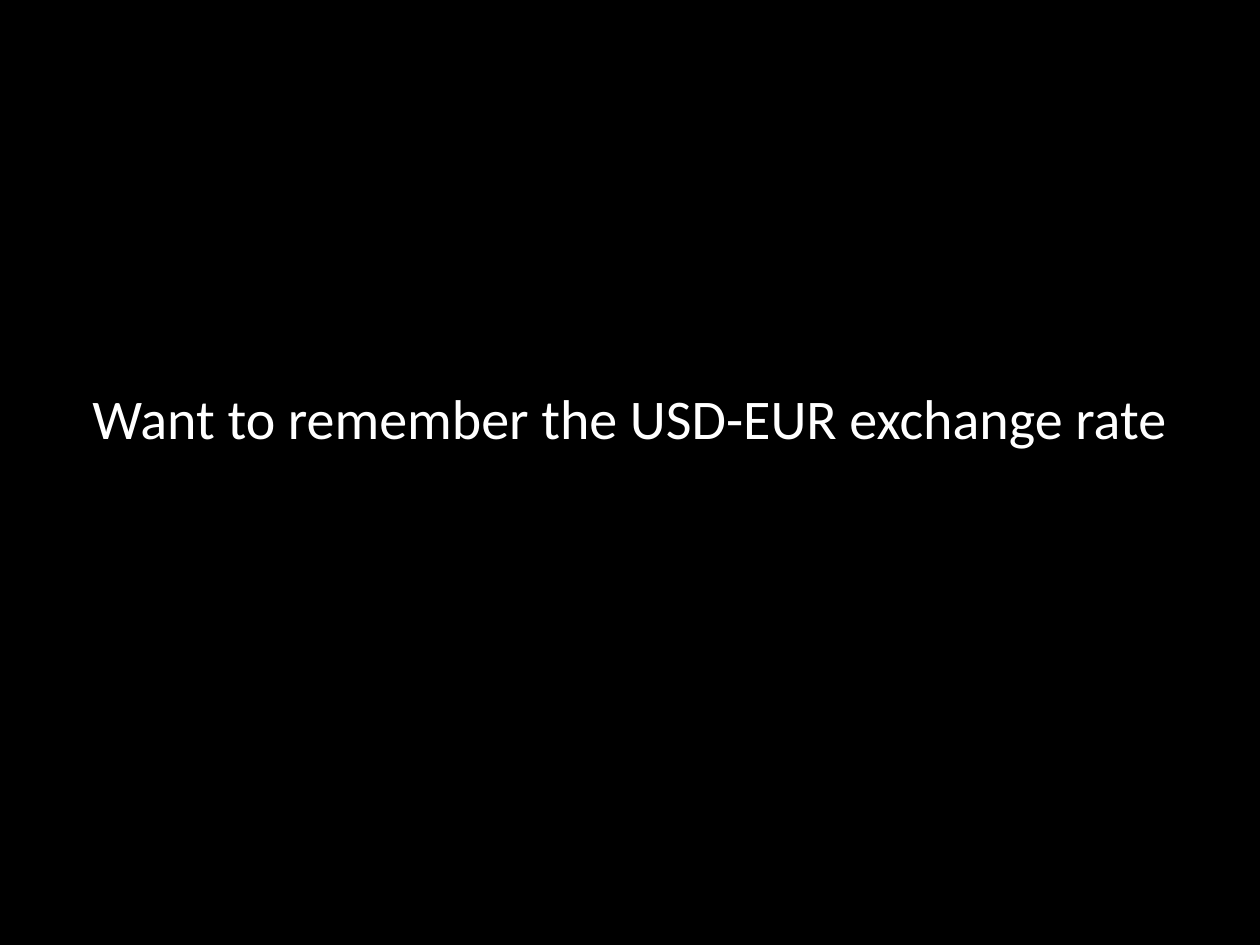
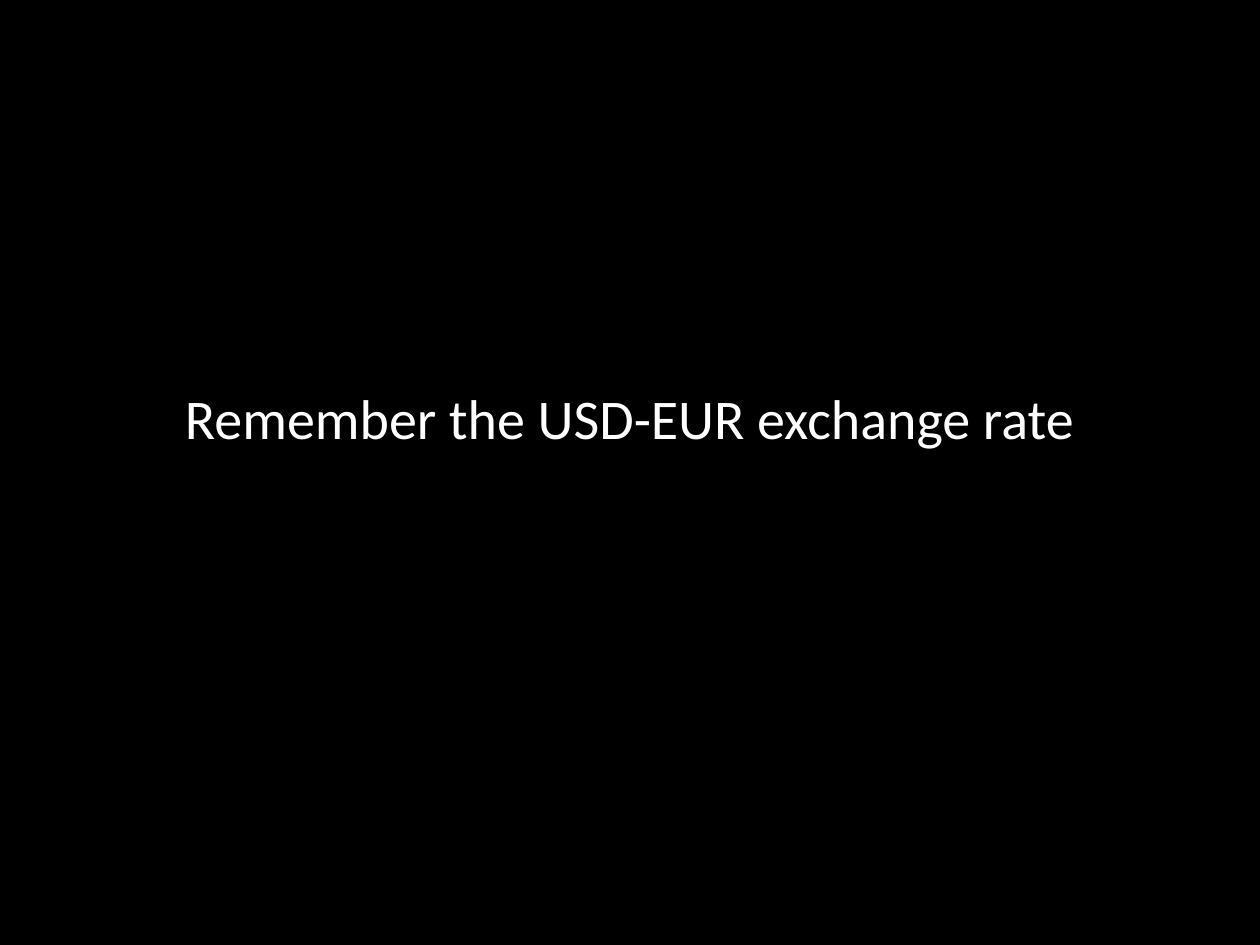
Before and after one commit to jessehartloff/CourseWebsite, a slide deck: slide 3 of static/courses/115Slides/1-Expressions.pptx. Drawn at 1260x945 pixels with LibreOffice and Linux fonts; fonts in the diff are those of the drawing. Boxes give left, top, right and bottom in pixels: in the first picture for what was removed or moved away, otherwise in the second. Text is boxed around its words. In the diff, an @@ line names an element or a change of style, - is before the commit and + after.

Commit message:
add if/else slides

```diff
--- a/static/courses/115Slides/1-Expressions.pptx
+++ b/static/courses/115Slides/1-Expressions.pptx
@@ text at [185,400,1074,449]: text changed @@
-Want to remember the USD-EUR exchange rate
+Remember the USD-EUR exchange rate
```
Also in this commit, not shown: 1 other slide changed, 1 slide added, 3 other files.
